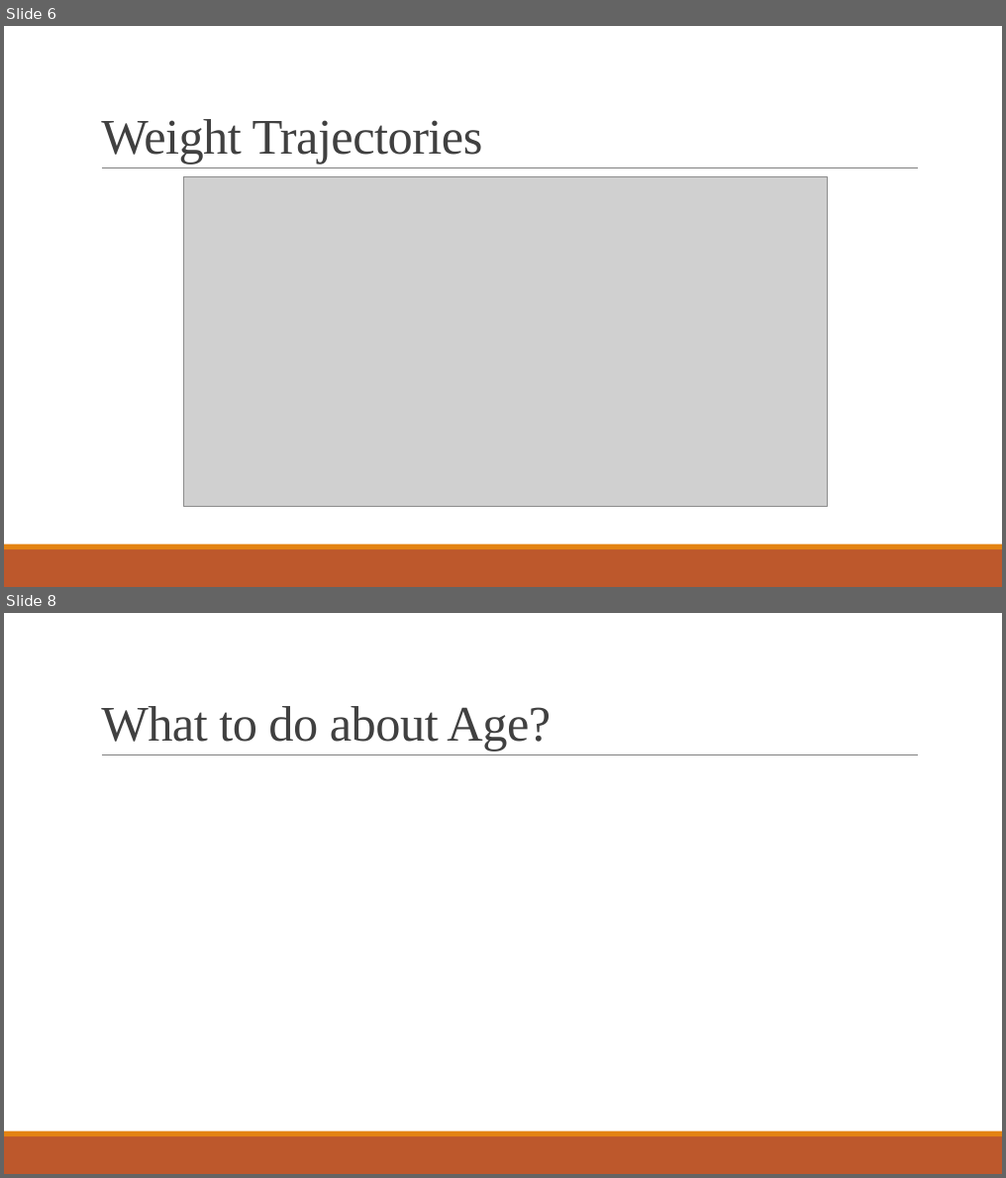
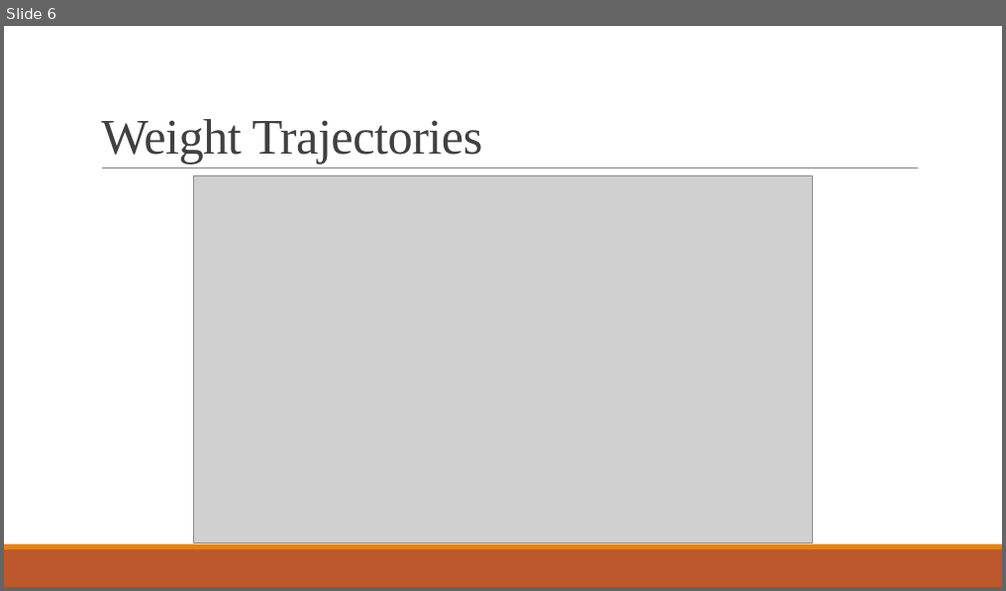
Before and after one commit to samantha-bothwell/BIOS6643_FinalProject, a slide deck: Reports/P3_Presentation.pptx. Shown one above the other, each under a label of ours: slides 6 and 8 before the commit, slide 6 after it; the slides between them are not shown. The pictures are 1006x1178 and 1006x591 pixels, drawn with LibreOffice and Linux fonts; fonts in the diff are those of the drawing; grey boxes stand for pictures. Boxes give left, top, right and bottom in pixels: in the first picture for what was removed or moved away, otherwise in the second. Text is boxed around its words. In the diff, an @@ line names an element or a change of style, - is before the commit and + after.

```diff
--- a/Reports/P3_Presentation.pptx
+++ b/Reports/P3_Presentation.pptx
@@ slide 8 removed at bbox=[4, 613, 1002, 1174], background #FFFFFF; not listed: 3 template elements that a slide beside it also shows @@
@@ title removed at bbox=[101, 706, 550, 752] @@
-What to do about Age?
@@ slide 6 changed as well @@
@@ picture: place and size @@
-picture at bbox=[183, 177, 828, 506]
+picture at bbox=[193, 175, 813, 544]
```
Also in this commit, not shown: 7 other slides changed, 7 other files.
